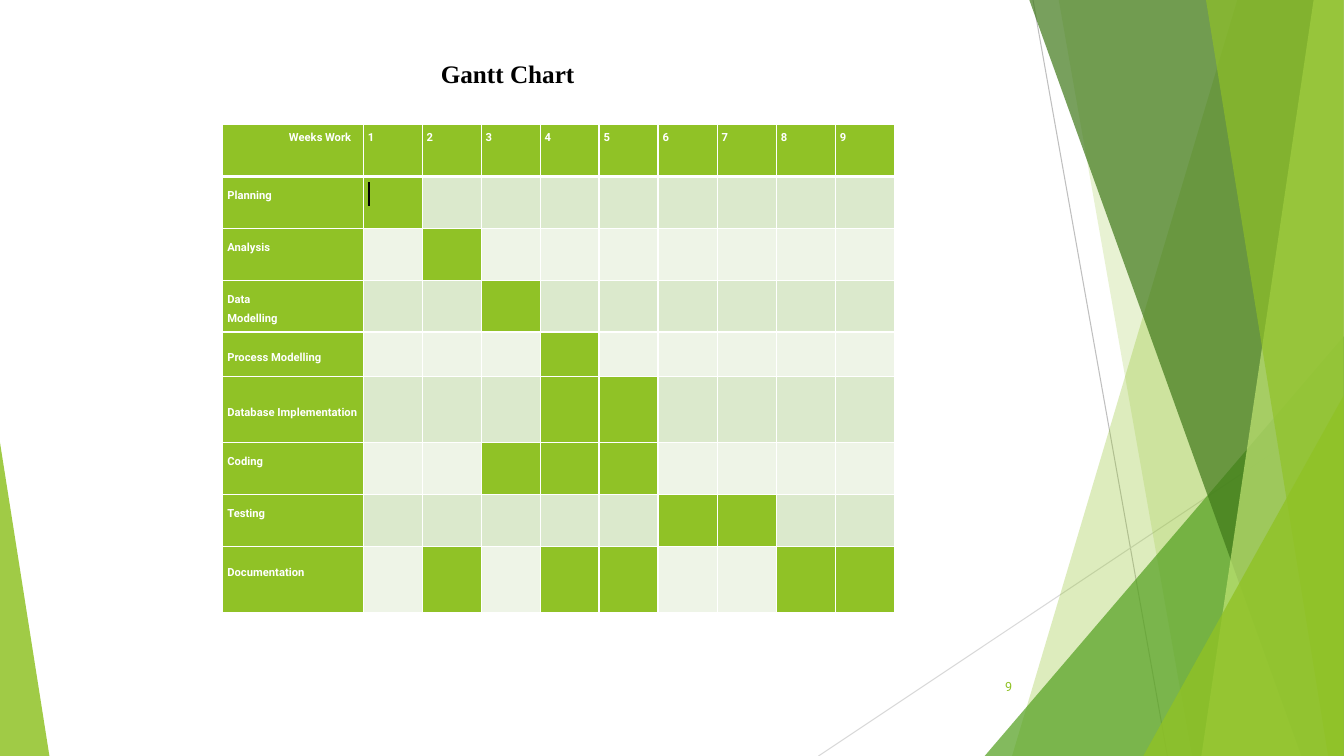
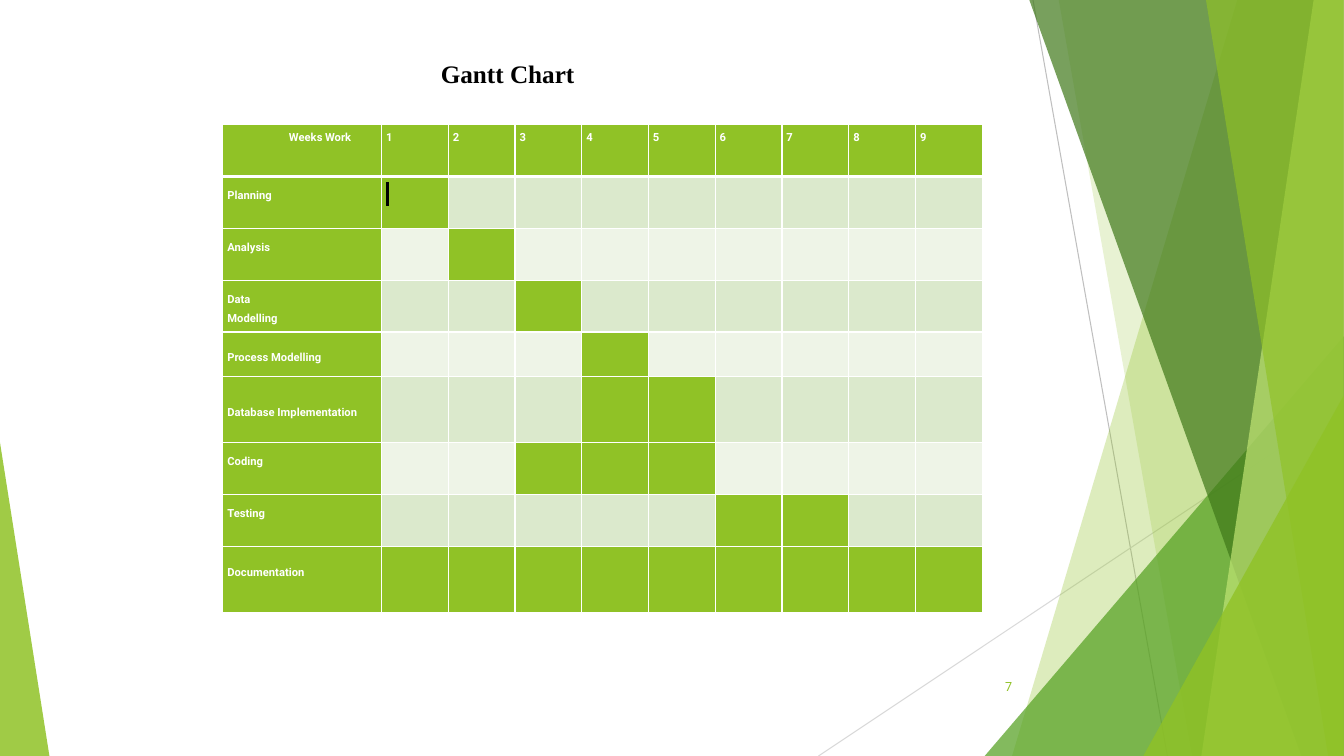
Before and after one commit to nepal4972/Movie_Ticket_Booking_SixthSemProject, a slide deck: slide 7 of documentation/MTB.pptx (slide 9 before the commit). Drawn at 1344x756 pixels with LibreOffice and Linux fonts; fonts in the diff are those of the drawing. Boxes give left, top, right and bottom in pixels: in the first picture for what was removed or moved away, otherwise in the second. Text is boxed around its words. In the diff, an @@ line names an element or a change of style, - is before the commit and + after.

```diff
--- a/documentation/MTB.pptx
+++ b/documentation/MTB.pptx
@@ table at [223,125,981,614] @@
@@ fill #EEF4E8 to #90C226 in 4 cells @@
@@ table: place and size @@
-table at [223,125,898,614]
+table at [223,125,981,614]
@@ page number at [1005,682,1012,691]: text changed @@
-9
+7
```
Also in this commit, not shown: 6 other slides changed, 6 slides added, 5 slides removed, 5 other files.
